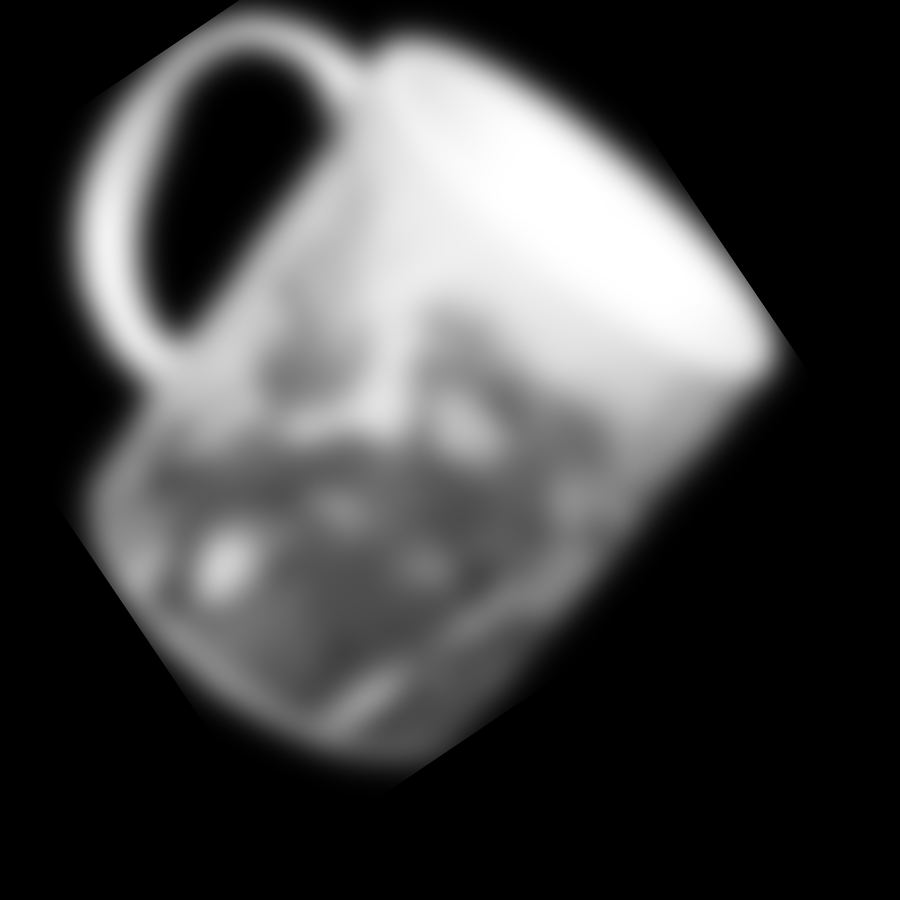
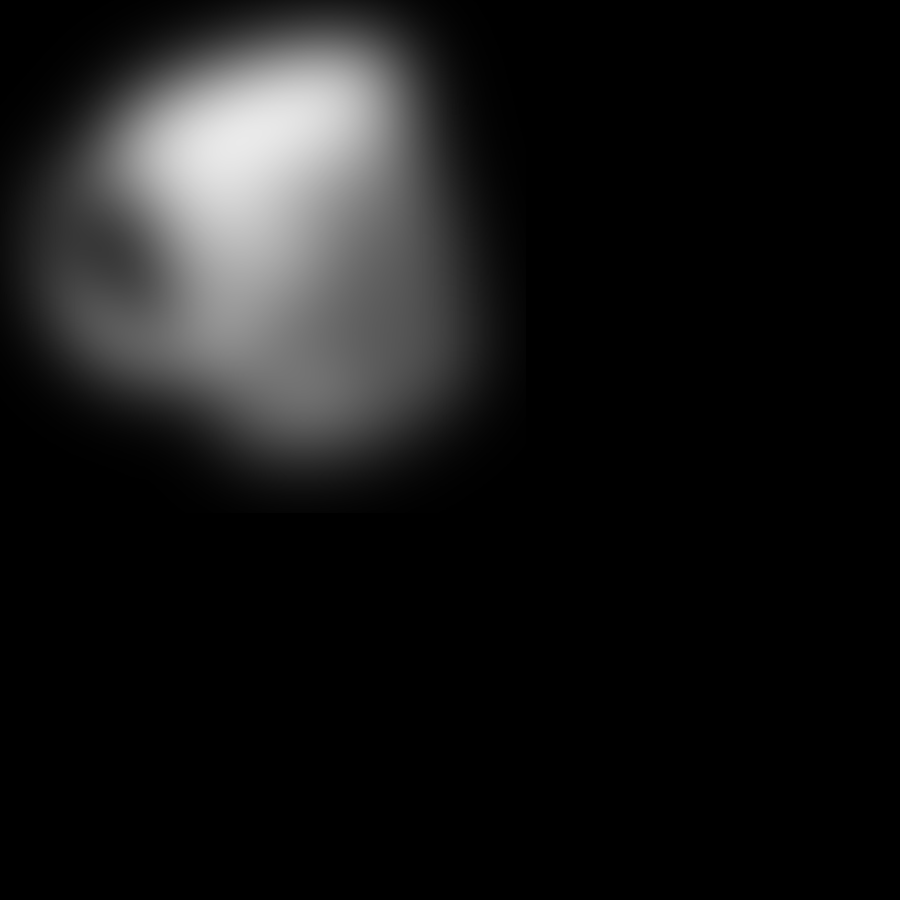
Layer changes from the first w=900, h=900 image to the second:
removed layer "Copia de Capa pegada" over [32, 0, 806, 791]
added layer "Copia de Copia de Copia de img_target_blur.pgm #1" above "Copia de Copia de img_target_blur.pgm" over [0, 0, 526, 513]
renamed "Fondo" to "img_target_blur.pgm", hid it, painted on it over [0, 0, 806, 791]
added layer "Capa" over [0, 0, 806, 791]
